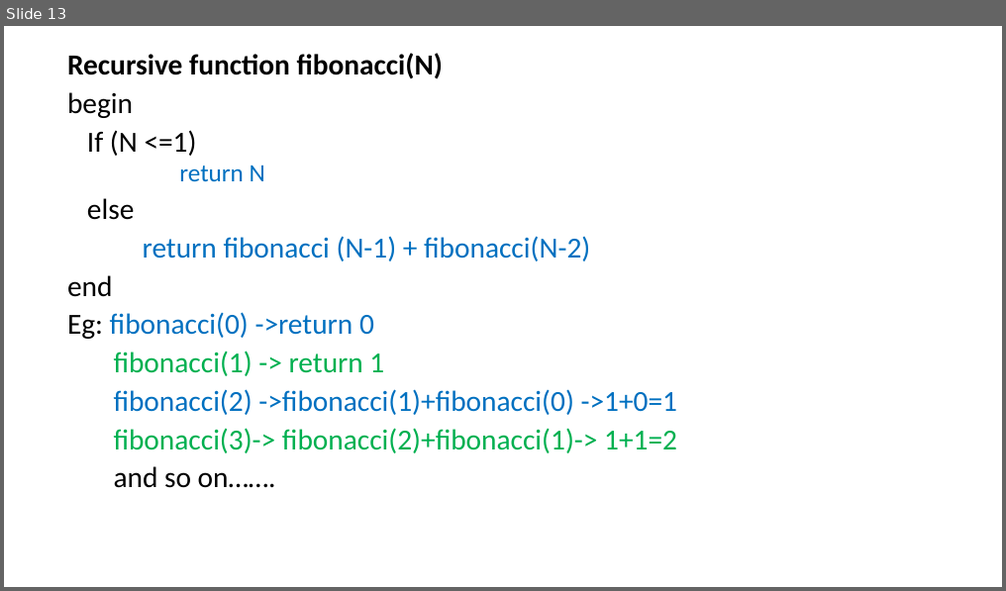
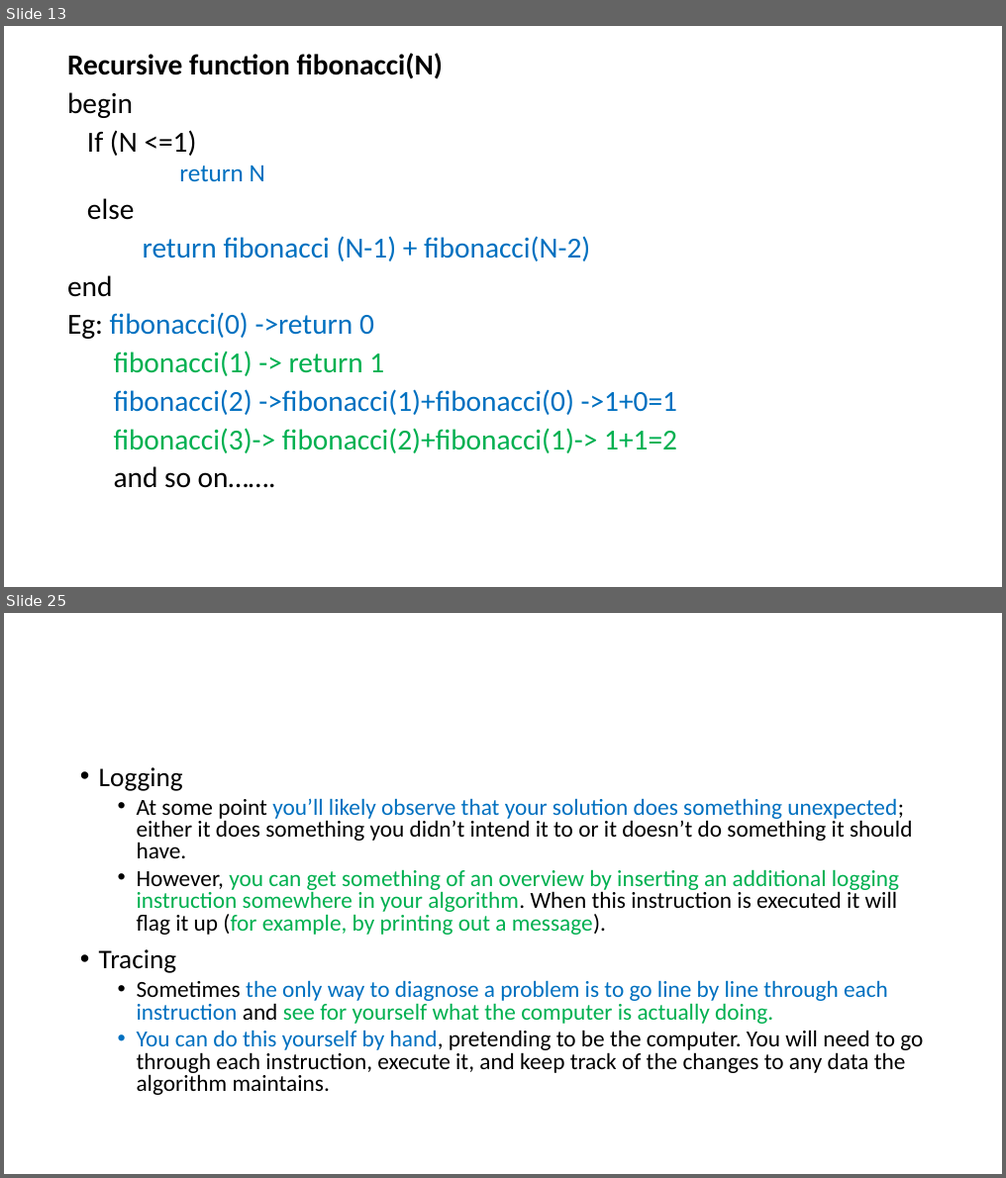
Before and after one commit to tgashwinkumar/college-stuffs, a slide deck: G1/SEM 1 - Python Programming/PDFs/Unit II Algorithmic Problem solving.pptx. Shown one above the other, each under a label of ours: slide 13 before the commit, slides 13 and 25 after it; the slides between them are not shown. The pictures are 1006x591 and 1006x1178 pixels, drawn with LibreOffice and Linux fonts; fonts in the diff are those of the drawing. Boxes give left, top, right and bottom in pixels: in the first picture for what was removed or moved away, otherwise in the second. Text is boxed around its words. In the diff, an @@ line names an element or a change of style, - is before the commit and + after.

```diff
--- a/G1/SEM 1 - Python Programming/PDFs/Unit II Algorithmic Problem solving.pptx
+++ b/G1/SEM 1 - Python Programming/PDFs/Unit II Algorithmic Problem solving.pptx
@@ slide 25 added at box(4, 613, 1002, 1174), background #FFFFFF @@
@@ text added at box(99, 767, 923, 1095), 22.2 pt, text #000000 @@
+• Logging
+  • At some point you’ll likely observe that your solution does something unexpected; either it does something you didn’t intend it to or it doesn’t do something it should have.
+  • However, you can get something of an overview by inserting an additional logging instruction somewhere in your algorithm. When this instruction is executed it will flag it up (for example, by printing out a message).
+  • Tracing
+  • Sometimes the only way to diagnose a problem is to go line by line through each instruction and see for yourself what the computer is actually doing.
+  • You can do this yourself by hand, pretending to be the computer. You will need to go through each instruction, execute it, and keep track of the changes to any data the algorithm maintains.
```
Also in this commit, not shown: 12 other slides added, 27 other files.
